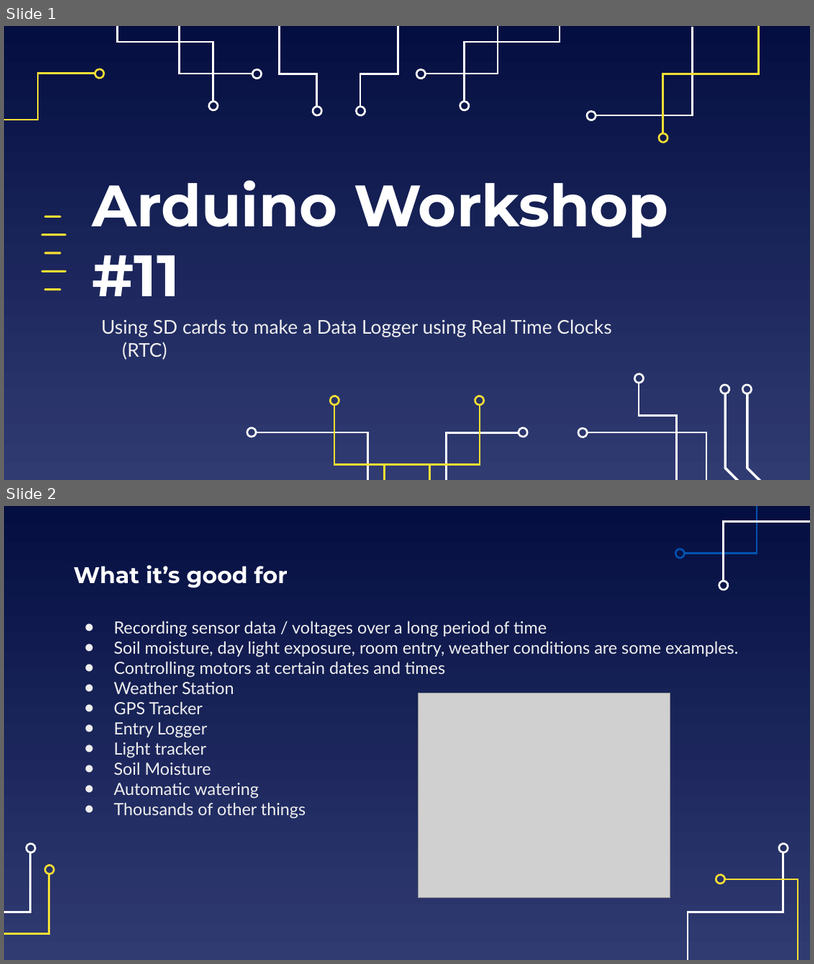
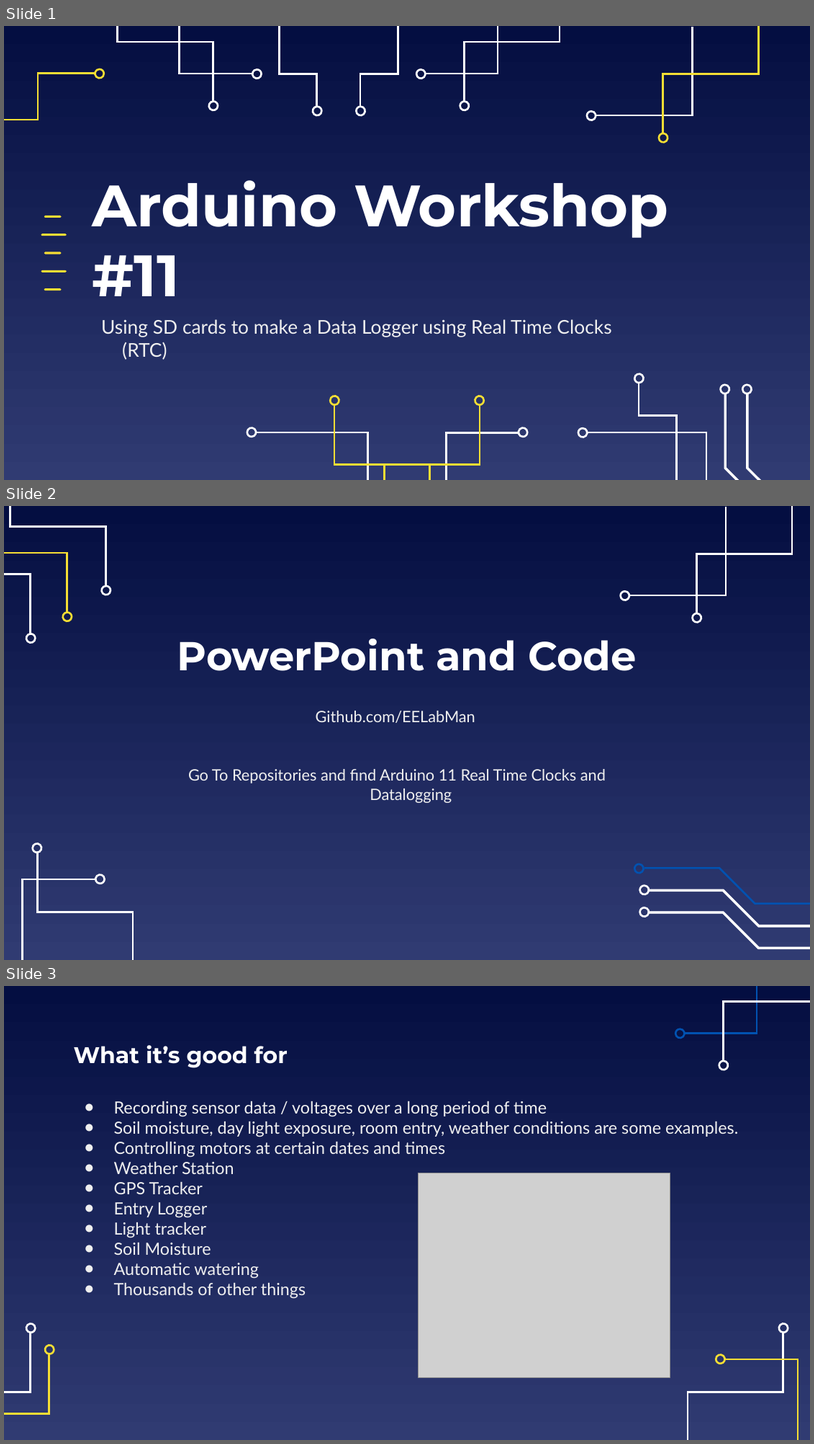
Before and after one commit to EELabMan/Arduino-11-Real-Time-Clocks-and-Datalogging, a slide deck: Data Logging2.pptx. Shown one above the other, each under a label of ours: slides 1 and 2 before the commit, slides 1, 2 and 3 after it. The pictures are 814x964 and 814x1444 pixels, drawn with LibreOffice and Linux fonts; fonts in the diff are those of the drawing; grey boxes stand for pictures. Boxes give left, top, right and bottom in pixels: in the first picture for what was removed or moved away, otherwise in the second. Text is boxed around its words. In the diff, an @@ line names an element or a change of style, - is before the commit and + after.

```diff
--- a/Data Logging2.pptx
+++ b/Data Logging2.pptx
@@ slide 2 added at <box>4,506,810,960</box>, background gradient #040E41 to #303B72 @@
@@ freeform shape added at <box>4,519,31,634</box>, outline #FFFFFF 2.25 pt @@
@@ freeform shape added at <box>4,506,67,613</box>, outline #F5DE34 2.25 pt @@
@@ freeform shape added at <box>10,506,106,587</box>, outline #FFFFFF 2.25 pt @@
@@ freeform shape added at <box>630,507,726,595</box>, outline #FFFFFF 2.25 pt @@
@@ freeform shape added at <box>697,506,793,614</box>, outline #FFFFFF 2.25 pt @@
@@ freeform shape added at <box>100,586,111,596</box>, outline #FFFFFF 2.25 pt @@
@@ freeform shape added at <box>621,591,631,602</box>, outline #FFFFFF 2.25 pt @@
@@ freeform shape added at <box>62,613,72,623</box>, outline #F5DE34 2.25 pt @@
@@ freeform shape added at <box>693,613,703,623</box>, outline #FFFFFF 2.25 pt @@
@@ freeform shape added at <box>25,633,35,644</box>, outline #FFFFFF 2.25 pt @@
@@ title added at <box>178,638,637,671</box>, 48 pt, text #FFFFFF, bold @@
+PowerPoint and Code
@@ subtitle added at <box>316,710,476,723</box>, 18.7 pt, text #EFEFEF @@
+Github.com/EELabMan
@@ text added at <box>188,769,606,803</box>, 18.7 pt, text #EFEFEF @@
+Go To Repositories and find Arduino 11 Real Time Clocks and Datalogging
@@ freeform shape added at <box>32,842,43,852</box>, outline #FFFFFF 2.25 pt @@
@@ freeform shape added at <box>37,852,133,960</box>, outline #FFFFFF 2.25 pt @@
@@ freeform shape added at <box>23,879,96,960</box>, outline #FFFFFF 2.25 pt @@
@@ freeform shape added at <box>94,873,104,883</box>, outline #FFFFFF 2.25 pt @@
@@ group added at <box>635,864,810,949</box>: 6 freeform shapes @@
@@ what was slide 2 is now slide 3 @@
```
Also in this commit, not shown: 2 slides changed.
